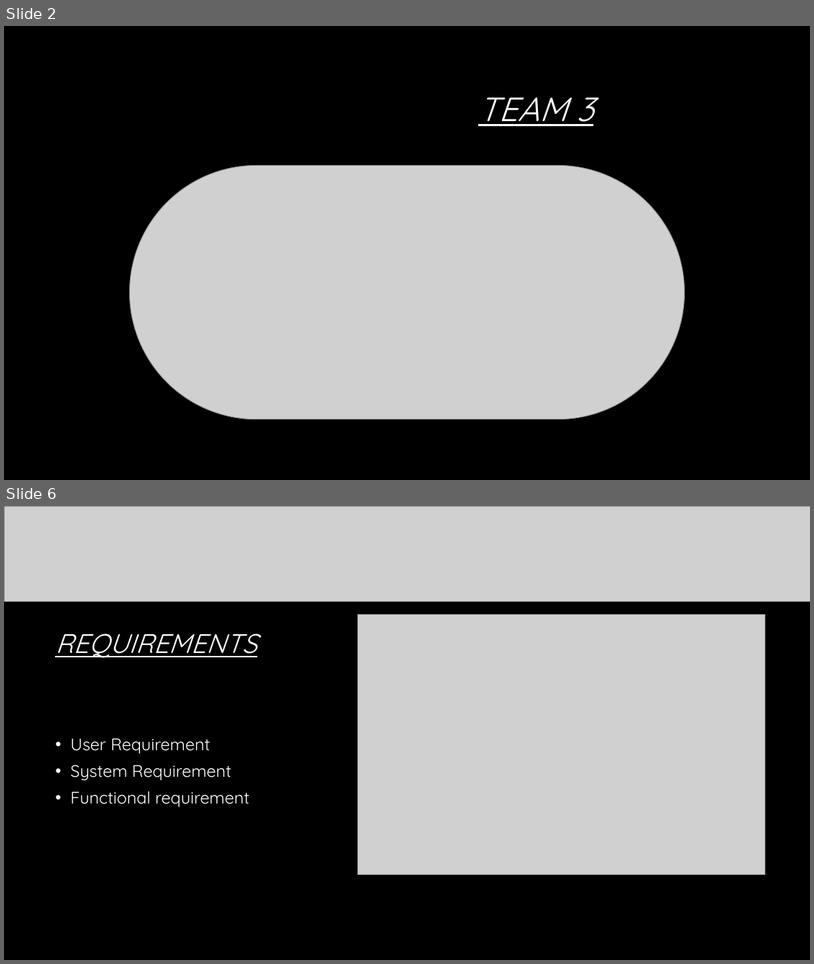
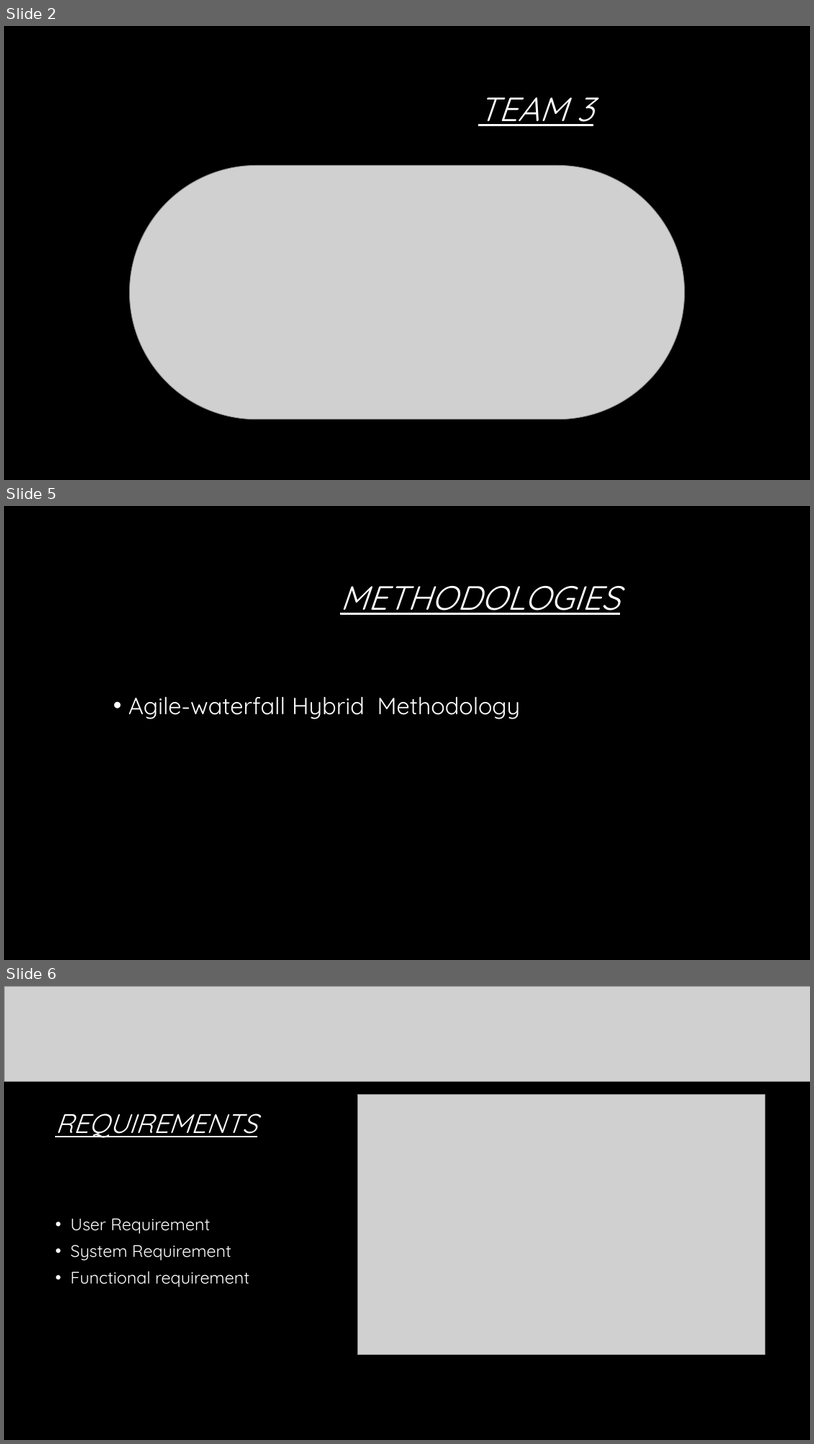
Before and after one commit to braucalderon/trackingPredictionSystem, a slide deck: Presentation/RAILWAY Presentation2.pptx. Shown one above the other, each under a label of ours: slides 2 and 6 before the commit, slides 2, 5 and 6 after it; the slides between them are not shown. The pictures are 814x964 and 814x1444 pixels, drawn with LibreOffice and Linux fonts; fonts in the diff are those of the drawing; grey boxes stand for pictures; background and template pictures are left out. Boxes give left, top, right and bottom in pixels: in the first picture for what was removed or moved away, otherwise in the second. Text is boxed around its words. In the diff, an @@ line names an element or a change of style, - is before the commit and + after.

```diff
--- a/Presentation/RAILWAY Presentation2.pptx
+++ b/Presentation/RAILWAY Presentation2.pptx
@@ slide 5 added at bbox=[4, 506, 810, 960], background #000000 @@
@@ title added at bbox=[340, 586, 620, 615], 40 pt, text #FFFFFF, italic, underline @@
+METHODOLOGIES
@@ text added at bbox=[129, 697, 521, 719], 28 pt, text #FFFFFF @@
+• Agile-waterfall Hybrid Methodology
```
Also in this commit, not shown: 2 slides changed, 1 other slide added, 1 slide removed.
